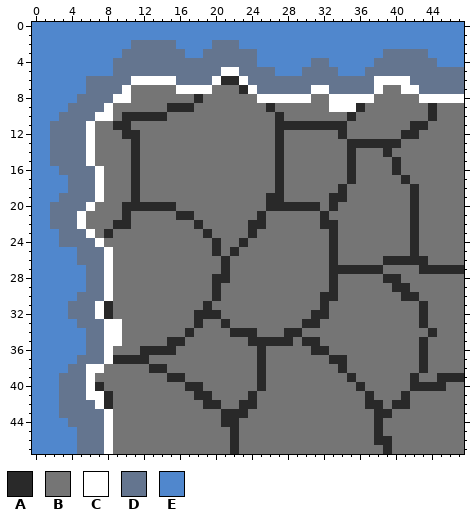
File history of a pixel-art sprite, res/DUNGEON/5300.PNG. That is the earlier state.
The file is 48x48 pixels.
Palette (. is transparent): A #292929  B #757575  C #ffffff  D #64758f  E #5087cd
The same view after the edit:
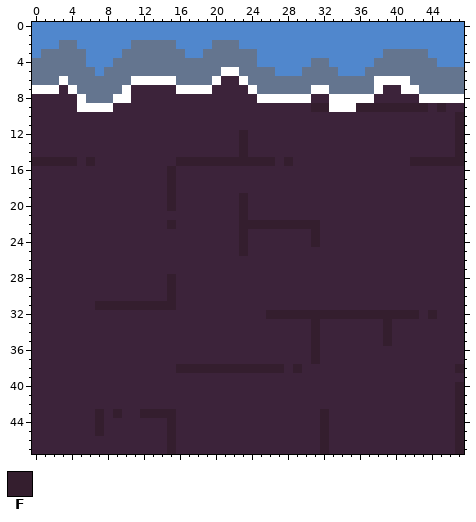
Colours new in this view: F #341e2e
Diff:
colour B: #757575 -> #3c233a
Changed rows in their new state; - is a pixel that keeps its letter.
first column x 0:
 2 ---DD-------------------------------------------
 3 -DDDDD------------------------------------------
 4 DDDDDD------------------------------------------
 5 DDDDDDD-D---------------------------------------
 6 DDDCDD---------------BB-------------------------
 7 CCCBCD-----------------B------------------------
 8 BBBBBC------------B-----------------------------
 9 BBBBBCCC-------BBB--------B----FF---FFFFFFFFBF--
10 BBBBBBBBB-BBBBB------------B-------B--------B--F
11 BBBBBBB--BB----------------BBBBBBBB-------BB---F
12 BBBBBBB---BB-----------F---B------B------BB----F
13 BBBBBBB----B-----------F---B-------BBBBBB------F
14 BBBBBBB----B-----------F---B-------B---B-------F
15 FFFFFBF----B----FFFFFFFFFFFBF------B----B-FFFFFF
16 BBBBBBBB---B---F-----------B-------B----B-------
17 BBBBBBBB---B---F-----------B-------B-----B------
18 BBBBBBBB---B---F-----------B------B-------B-----
19 BBBBBBBB---B---F-------F--BB-----BB-------B-----
20 BBBBBBB---BBBBBF-------F--BBBBBB-B--------B-----
21 BBBBBB----B-----BB-----F-B------B---------B-----
22 BBBBBB---BB----F--B----FFFFFFFFFBB--------B-----
23 BBBBBBB-B----------B---FB------F-B--------B-----
24 BBBBBBBB------------B--F-------F-B--------B-----
25 BBBBBBBBB-----------B-BF---------B--------B-----
26 BBBBBBBBB------------B-----------B-----BBBBB----
27 BBBBBBBBB------------B-----------BBBBBB----BBBBB
28 BBBBBBBBB------F----BB-----------B-----BB-------
29 BBBBBBBBB------F----B------------B------BB------
30 BBBBBBBBB------F----B-----------BB-------BB-----
31 BBBBBBBFFFFFFFFF---B------------B----------B----
32 BBBBBBBBB---------BBB-----FFFFFFFFFFFFFFFFFBF---
33 BBBBBBBBBB--------B--B--------BF-------F---B----
34 BBBBBBBBBB-------B----BBB---BB-F-------F----B---
35 BBBBBBBBBB-----BB-------BBBBB-BF-------F---B----
36 BBBBBBBBB---BBBB---------B-----FB----------B----
37 BBBBBBBBBBBBB------------B-----F-BB--------B----
38 BBBBBBBB-----BB-FFFFFFFFFFFF-F----B--------B---F
39 BBBBBBB--------BB--------B---------B------B--BBB
40 BBBBBBBB---------BB------B----------B-----BBBB-F
41 BBBBBBBBB---------BB----B------------B---B-----F
42 BBBBBBBBB----------BB--BB------------BB-BB-----F
43 BBBBBBBFBF--FFFF-----BBB--------F-----BB-------F
44 BBBBBBBFB------F-----BB---------F-----B--------F
45 BBBBBBBFB------F------B---------F-----B--------F
46 BBBBBBBBB------F------B---------F-----BB-------F
47 BBBBBBBBB------F------B---------F------B-------F
